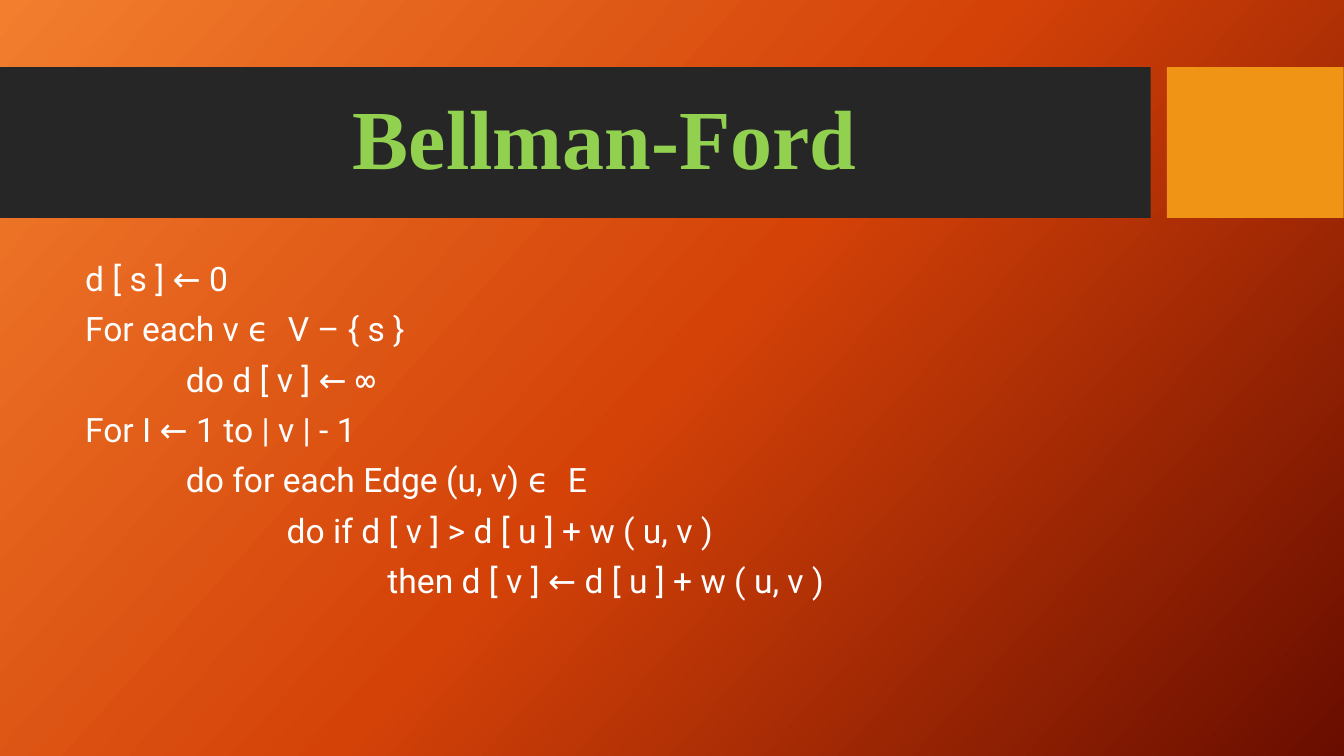
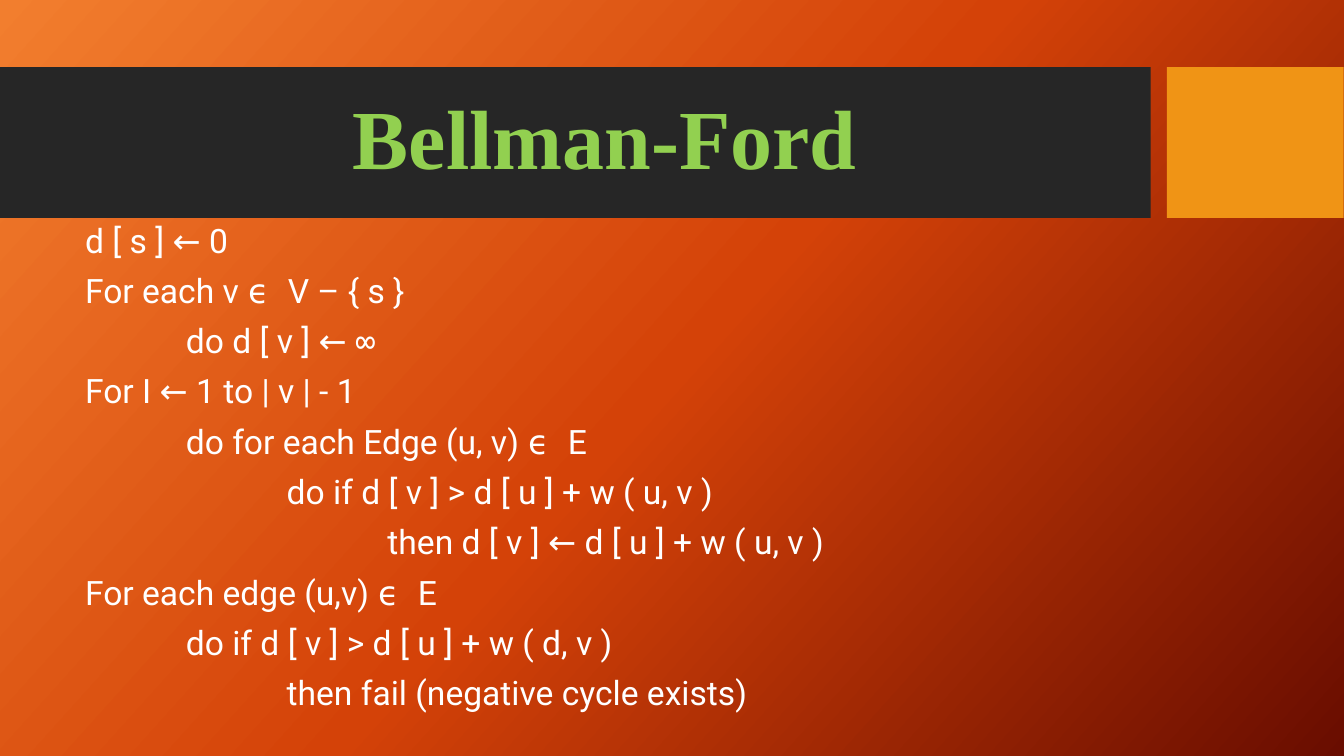
Before and after one commit to jschutkeker/AI_Cheat_Sheet, a slide deck: slide 7 of AI_Cheat_Sheet.pptx. Drawn at 1344x756 pixels with LibreOffice and Linux fonts; fonts in the diff are those of the drawing; background and template pictures are left out. Boxes give left, top, right and bottom in pixels: in the first picture for what was removed or moved away, otherwise in the second. Text is boxed around its words. In the diff, an @@ line names an element or a change of style, - is before the commit and + after.

```diff
--- a/AI_Cheat_Sheet.pptx
+++ b/AI_Cheat_Sheet.pptx
@@ text "d [ s ] ← ..." moved from (x1=85, y1=265, x2=803, y2=598) to (x1=85, y1=227, x2=803, y2=713) @@
@@ text at (x1=85, y1=578, x2=747, y2=713): paragraphs added @@
+For each edge (u,v) ϵ E
+do if d [ v ] > d [ u ] + w ( d, v )
+then fail (negative cycle exists)
```
Also in this commit, not shown: 3 other slides changed, 1 slide added.
